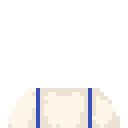
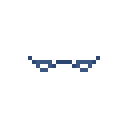
Revision of a layered 128 x 128 image; what changed, layer by layer:
showed group "Accessory" (10 layers) over [8, 56, 120, 128]
added layer "Glasses 2" in group "Accessory" over [28, 56, 100, 72]
hid group "Body" (16 layers) over [8, 56, 120, 128]
hid "bill.png" over [8, 88, 120, 128]
hid "Leather Jacket" over [8, 88, 120, 128]
